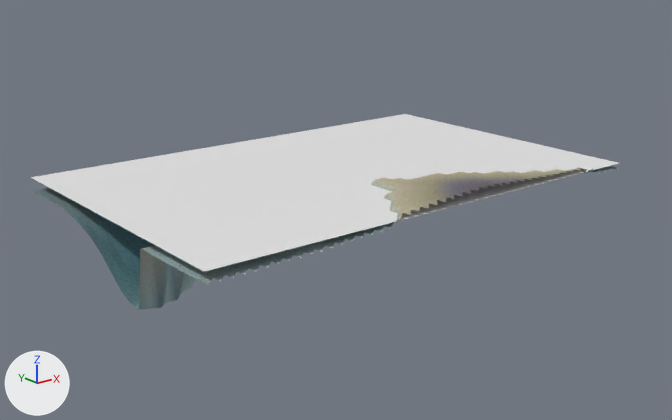
A saved change to the glTF model eloria-assets/maps/continent-v2/saltsound/client/chunks/16_09/world.glb.
Rendered twice from a 50 mm camera at (506.9, -18.6, 46.6) aimed at (617.2, 119.2, -8.5). The axes (+X, +Y, +Z) are drawn at lower left. The lights are the same throughout. The picture after the commit comes second. Where no turn or scale is listed for an object, it has been applied to the vertices. Vertices at exactly the same position are counted once.

The older version as bpy lines, for what is in view:
```python
me_authoredground_saltsoundbase_saltsound_16_09 = bpy.data.meshes.new('AuthoredGround_saltsoundBase_saltsound_16_09')
me_authoredground_saltsoundbase_saltsound_16_09.from_pydata(...)  # 1616 vertices, 3024 faces; spans x 2627.0..2723.0, y -6435.0..-6371.0, z -13.9..2.1
me_authoredground_saltsoundbase_saltsound_16_09.materials.append(mat_authored_saltsoundbase)
me_terrain_saltsound_16_09 = bpy.data.meshes.new('Terrain_saltsound_16_09')
me_terrain_saltsound_16_09.from_pydata(...)  # 1568 vertices, 2976 faces; spans x 2627.0..2723.0, y -6433.0..-6371.0, z -13.9..2.0
me_terrain_saltsound_16_09.materials.append(mat_continental_ground)
me_water_saltsound_16_09 = bpy.data.meshes.new('Water_saltsound_16_09')
me_water_saltsound_16_09.from_pydata([(2627.0, -6371.0, 0.0), (2627.0, -6434.0, 0.0), (2723.0, -6434.0, 0.0), (2723.0, -6371.0, 0.0)], [], [(0, 1, 2), (2, 3, 0)])
me_water_saltsound_16_09.materials.append(mat_water_sea)  # its picture is missing
ob_authoredground_saltsoundbase_saltsound_16_09 = bpy.data.objects.new('AuthoredGround_saltsoundBase_saltsound_16_09', me_authoredground_saltsoundbase_saltsound_16_09)
ob_authoredground_saltsoundbase_saltsound_16_09.location = (-2059.0, 6521.0, 0.0)
ob_terrain_saltsound_16_09 = bpy.data.objects.new('Terrain_saltsound_16_09', me_terrain_saltsound_16_09)
ob_terrain_saltsound_16_09.location = (-2059.0, 6521.0, 0.0)
ob_water_saltsound_16_09 = bpy.data.objects.new('Water_saltsound_16_09', me_water_saltsound_16_09)
ob_water_saltsound_16_09.location = (-2059.0, 6521.0, 0.0)
```
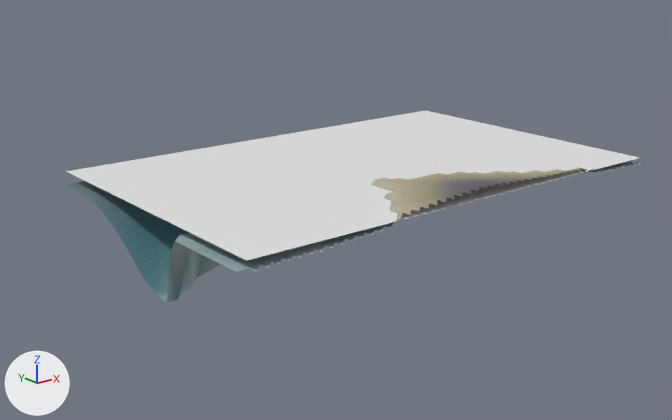
Edits to the bpy script that builds the scene:
```text
Change me_terrain_saltsound_16_09:
    used by ob_terrain_saltsound_16_09; location = (-2059.0, 6521.0, 0.0)
    remove me_terrain_saltsound_16_09.from_pydata(...)  # 1568 vertices, 2976 faces; spans x 2627.0..2723.0, y -6433.0..-6371.0, z -13.9..2.0
    add me_terrain_saltsound_16_09.from_pydata(...)  # 1568 vertices, 2976 faces; spans x 2633.0..2729.0, y -6433.0..-6371.0, z -13.9..2.0
    me_terrain_saltsound_16_09 part 1: 1568 of 1568 vertices moved; they spanned x 2627.0..2723.0, y -6433.0..-6371.0, z -13.9..2.0 and now span x 2633.0..2729.0, y -6433.0..-6371.0, z -13.9..2.0; mean shift (6.0, 0.0, 0.1)
Change me_water_saltsound_16_09:
    used by ob_water_saltsound_16_09; location = (-2059.0, 6521.0, 0.0)
    remove me_water_saltsound_16_09.from_pydata(...)  # 4 vertices, 2 faces; spans x 2627.0..2723.0, y -6434.0..-6371.0, z 0.0
    add me_water_saltsound_16_09.from_pydata(...)  # 4 vertices, 2 faces; spans x 2634.0..2730.0, y -6434.0..-6371.0, z 0.0
    me_water_saltsound_16_09 part 2: the whole mesh is moved by (7.0, 0.0, 0.0)
Change me_authoredground_saltsoundbase_saltsound_16_09:
    used by ob_authoredground_saltsoundbase_saltsound_16_09; location = (-2059.0, 6521.0, 0.0)
    remove me_authoredground_saltsoundbase_saltsound_16_09.from_pydata(...)  # 1616 vertices, 3024 faces; spans x 2627.0..2723.0, y -6435.0..-6371.0, z -13.9..2.1
    add me_authoredground_saltsoundbase_saltsound_16_09.from_pydata(...)  # 1647 vertices, 3024 faces; spans x 2633.0..2731.0, y -6435.0..-6371.0, z -13.9..2.1
    me_authoredground_saltsoundbase_saltsound_16_09 part 3: 132 vertices added at x 2723.0..2731.0, y -6435.0..-6371.0, z -3.8..-0.9
    me_authoredground_saltsoundbase_saltsound_16_09 part 4: 101 vertices removed from x 2627.0..2633.0, y -6435.0..-6371.0, z -13.6..-1.6
```

What differs and where, as boxes (x1, y1, x2, y2) in the pictures (672 x 420 px):
'Water_saltsound_16_09', mesh moved: before (31, 114, 619, 271); after (66, 110, 639, 261)
'AuthoredGround_saltsoundBase_saltsound_16_09', reshaped: before (33, 166, 618, 309); after (67, 161, 641, 298)
'Terrain_saltsound_16_09', reshaped (mostly hidden): before (128, 169, 582, 310); after (63, 169, 582, 302)
part 3 of me_authoredground_saltsoundbase_saltsound_16_09, added (mostly hidden): after (611, 161, 641, 168)
part 4 of me_authoredground_saltsoundbase_saltsound_16_09, deleted: before (33, 188, 249, 309)
